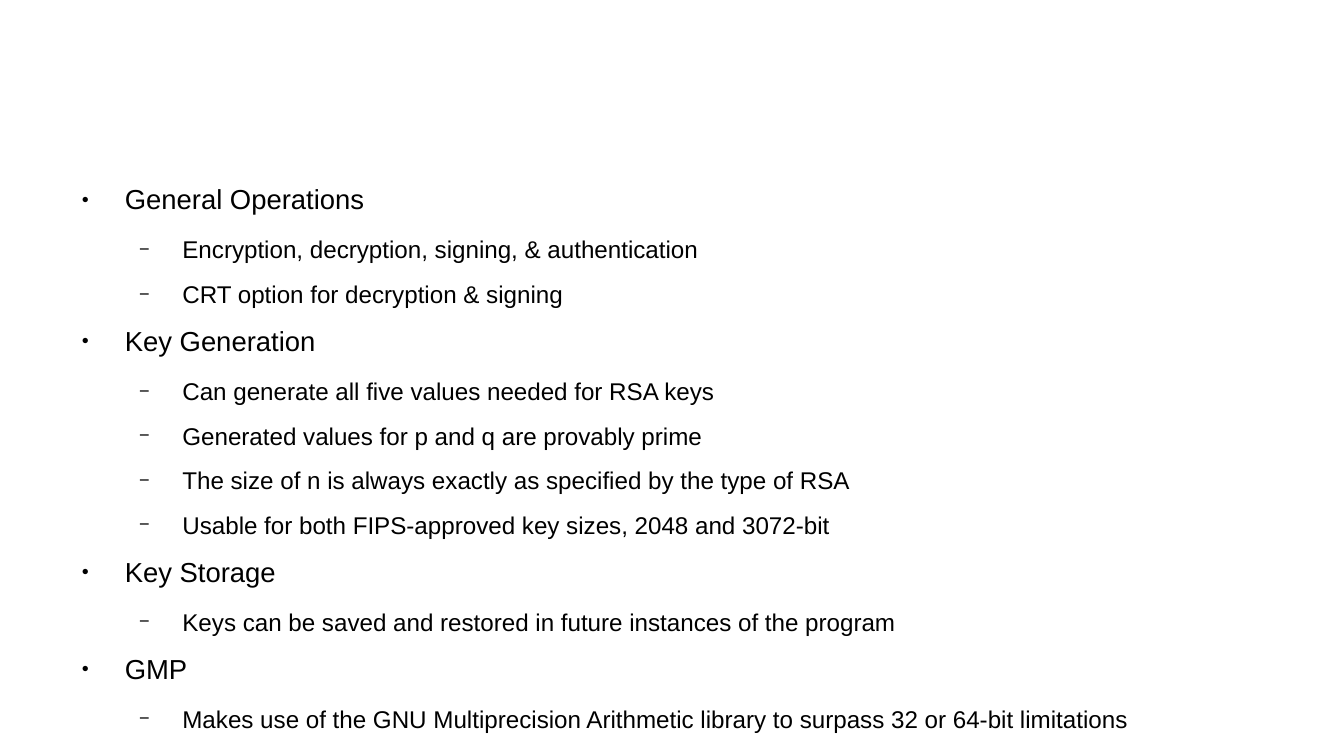
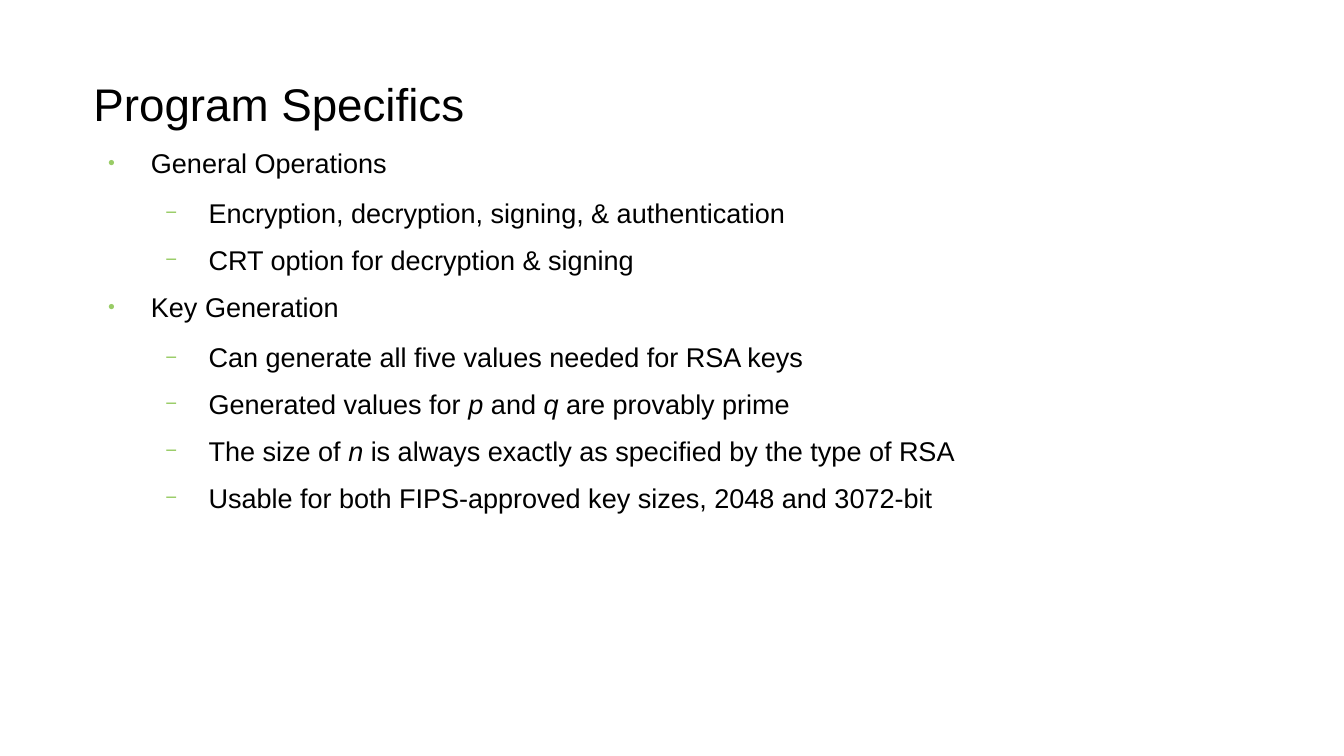
Before and after one commit to Geoiv/woodRSA, a slide deck: slide 7 of doc/writeup/Presentation.odp. Drawn at 1344x756 pixels with LibreOffice and Linux fonts; fonts in the diff are those of the drawing; background and template pictures are left out. Boxes give left, top, right and bottom in pixels: in the first picture for what was removed or moved away, otherwise in the second. Text is boxed around its words. In the diff, an @@ line names an element or a change of style, - is before the commit and + after.

```diff
--- a/doc/writeup/Presentation.odp
+++ b/doc/writeup/Presentation.odp
@@ title "Program Specifics": place and size @@
-title "Program Specifics" at (805,618,895,636)
+title "Program Specifics" at (93,88,464,130)
@@ title "Program Specifics" at (93,88,464,130): size 35.7 to 27 pt, text colour #FFFFFF to #000000 @@
@@ text "General Operations": place and size @@
-text "General Operations" at (125,189,1127,733)
+text "General Operations" at (151,153,955,513)
@@ text "General Operations" at (151,153,955,513): size 16.2 to 16 pt in "General Operations", "Key Generation"; size 14.2 to 16 pt in "Encryption, decryption, signing, & authentication", "CRT option for decryption & signing", "Can generate all five values needed for ...", "Generated values for p and q are ..." and 2 more places; italic on in "p q", "n"; bullet colour #000000 to #99CC66 @@
@@ text at (125,563,1127,733): paragraphs removed @@
-● Key Storage
-  − Keys can be saved and restored in future instances of the program
-● GMP
-  − Makes use of the GNU Multiprecision Arithmetic library to surpass 32 or 64-bit limitations
```
Also in this commit, not shown: 7 other slides changed, 2 slides added, 1 slide removed, 56 other files.
